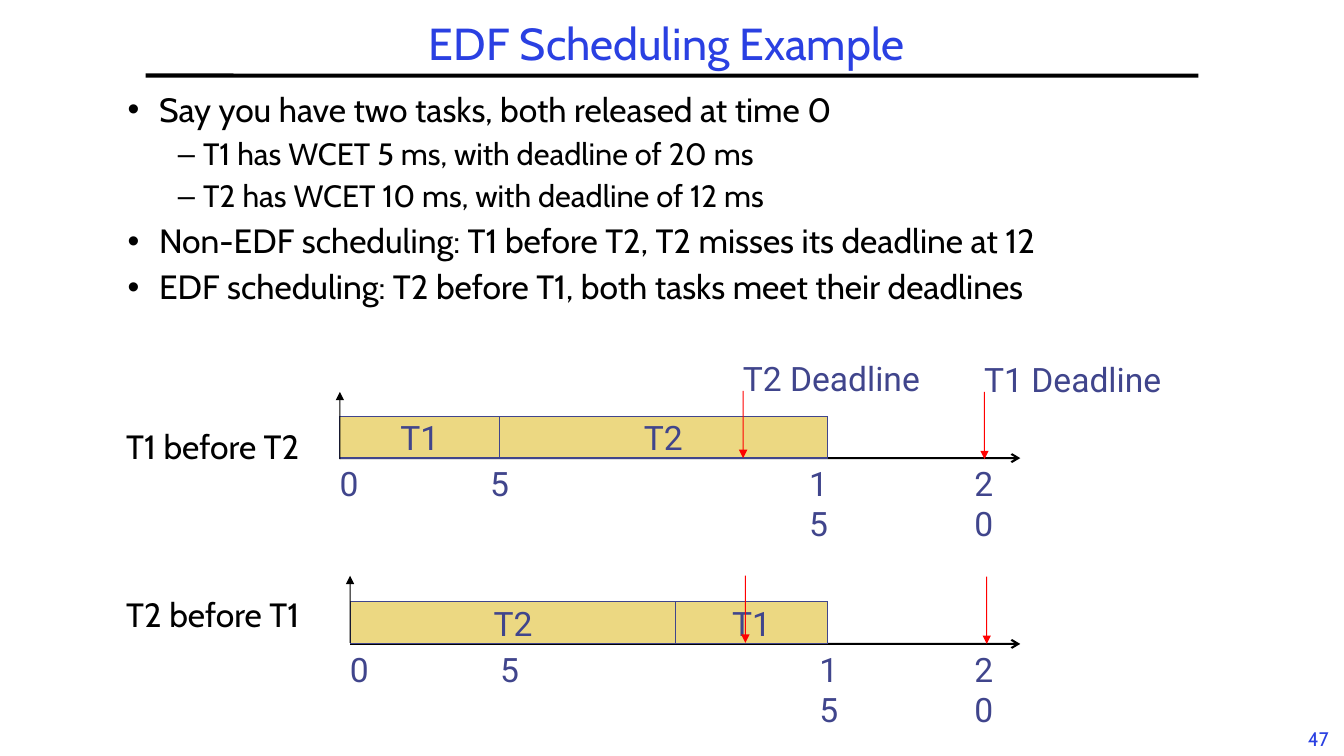
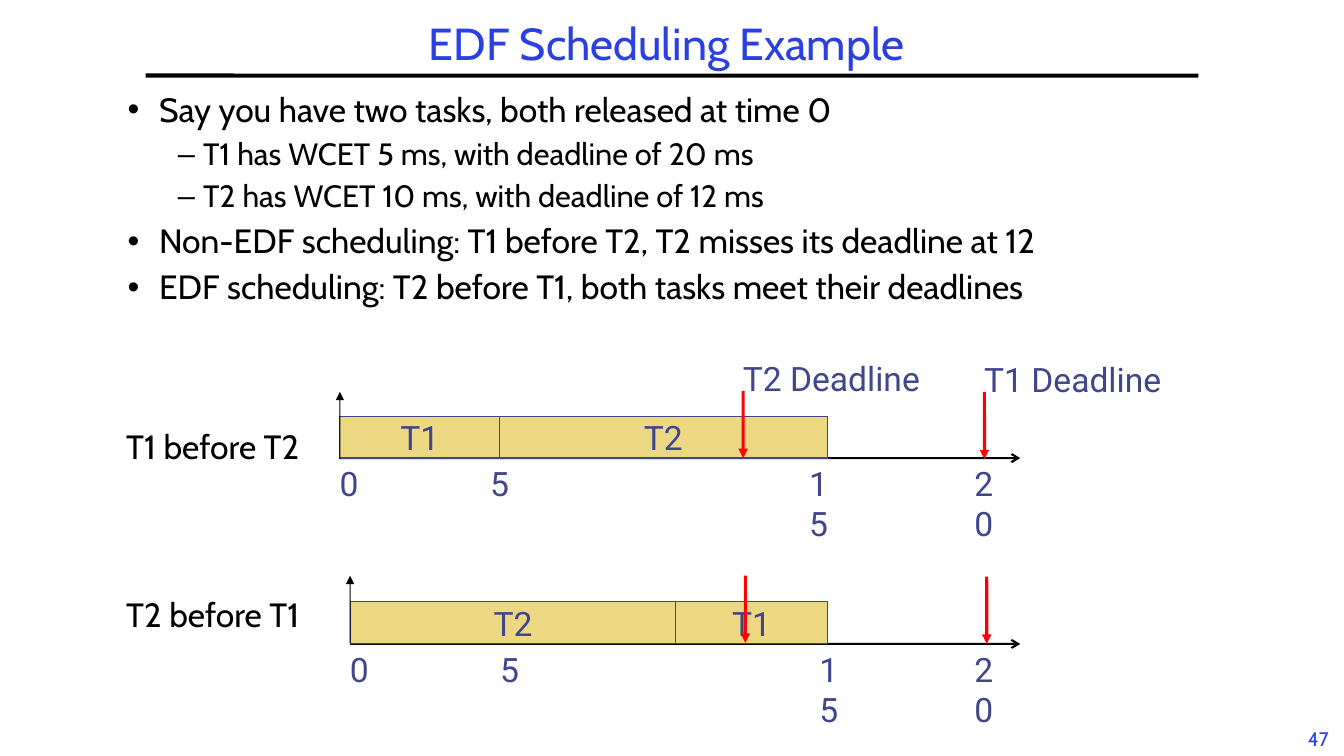
Before and after one commit to guhofstra/CSC256Fa25, a slide deck: slide 47 of PPTs/L6-RTScheduling.pptx. Drawn at 1344x756 pixels with LibreOffice and Linux fonts; fonts in the diff are those of the drawing. Boxes give left, top, right and bottom in pixels: in the first picture for what was removed or moved away, otherwise in the second. Text is boxed around its words. In the diff, an @@ line names an element or a change of style, - is before the commit and + after.

```diff
--- a/PPTs/L6-RTScheduling.pptx
+++ b/PPTs/L6-RTScheduling.pptx
@@ arrow (743, 391) - (743, 458): stroke #FF0000 0.75 pt to #FF0000 2.25 pt @@
@@ arrow (985, 392) - (985, 460): stroke #FF0000 0.75 pt to #FF0000 2.25 pt @@
@@ arrow (745, 576) - (745, 643): stroke #FF0000 0.75 pt to #FF0000 2.25 pt @@
@@ arrow (987, 577) - (987, 644): stroke #FF0000 0.75 pt to #FF0000 2.25 pt @@
```
Also in this commit, not shown: 2 other slides changed, 3 slides added, 5 other files.
